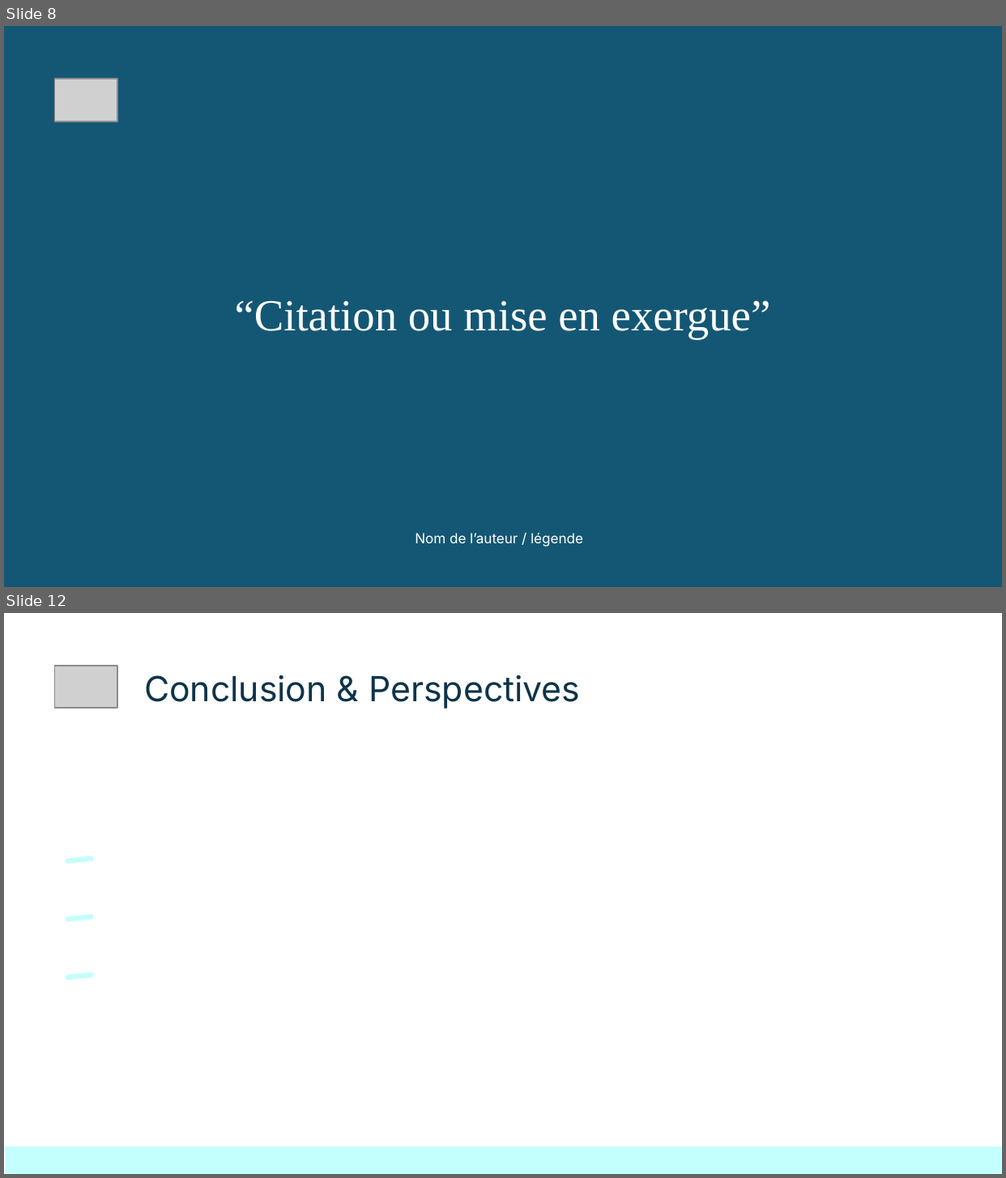
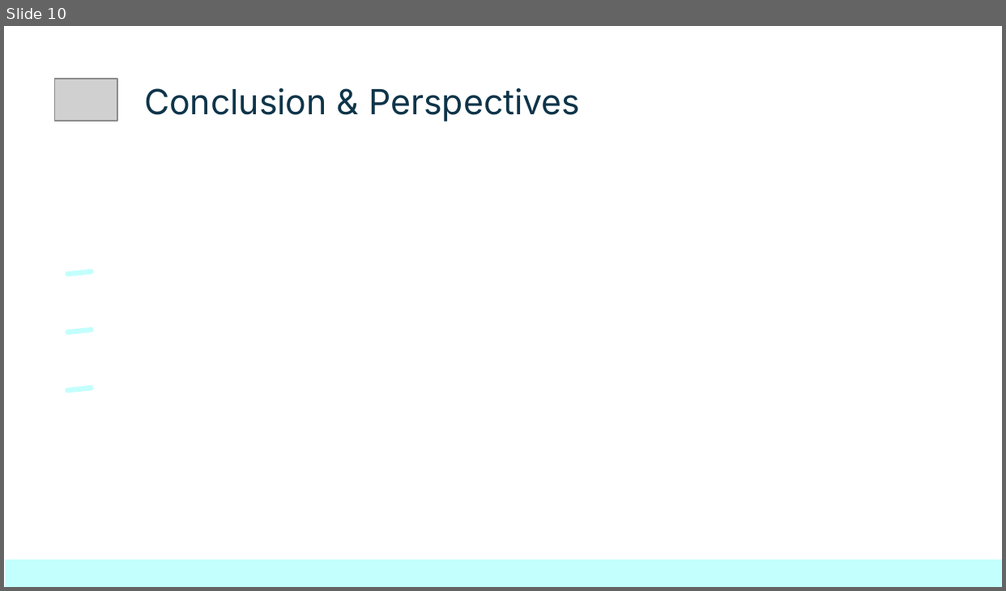
Before and after one commit to flaudeb/SOLAR_ENERGY_PROJECT, a slide deck: modeling/Final_Project_Slides.pptx. Shown one above the other, each under a label of ours: slides 8 and 12 before the commit, slide 10 after it; the slides between them are not shown. The pictures are 1006x1178 and 1006x591 pixels, drawn with LibreOffice and Linux fonts; fonts in the diff are those of the drawing; grey boxes stand for pictures. Boxes give left, top, right and bottom in pixels: in the first picture for what was removed or moved away, otherwise in the second. Text is boxed around its words. In the diff, an @@ line names an element or a change of style, - is before the commit and + after.

```diff
--- a/modeling/Final_Project_Slides.pptx
+++ b/modeling/Final_Project_Slides.pptx
@@ slide 8 removed at box(4, 26, 1002, 587), background #145774 @@
@@ picture removed at box(55, 79, 117, 122) @@
@@ title removed at box(235, 301, 771, 339) @@
-“Citation ou mise en exergue”
@@ title removed at box(415, 533, 583, 547) @@
-Nom de l’auteur / légende
@@ what was slide 12 is now slide 10 @@
```
Also in this commit, not shown: 3 slides changed, 2 slides added, 3 other slides removed, 7 other files.
